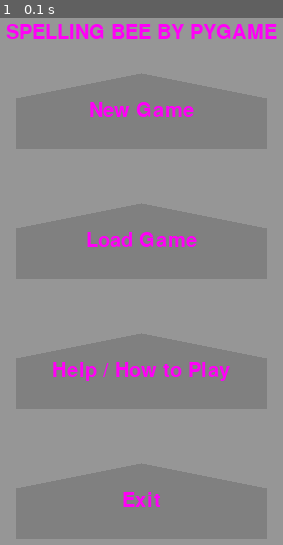
Above: before the commit, frame 1.
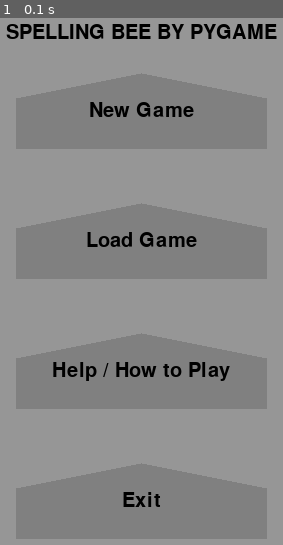
Above: after the commit, the same moment.

Repository: mucsci-students/2023sp-420-PyGame
Game: pygame game, started from PyGame.py
Same seed, same stepped clock (60 frames per second), same inputs: the game is played once before the commit and once after it.
Inputs:
- Up to frame 1 (0.1 s): no input

The runs differ from the first frame. In frame 1, 3.7% of the frame differs, in the area x 2-98%, y 1-93%.

Commit message:
Update gui_main_menu.py

Diff:
--- a/MVC/View_GUI/gui_main_menu.py
+++ b/MVC/View_GUI/gui_main_menu.py
@@ -14,7 +14,7 @@
     pygame.display.set_caption('Main Menu PYGAME')
 
     # Define some colors
-    WHITE = (255, 0, 247)
+    WHITE = (255, 255, 255)
     BLACK = (0, 0, 0)
     GRAY = (128, 128, 128)
 
@@ -58,23 +58,23 @@
         help_box = pygame.draw.polygon(DISPLAY_SURFACE, GRAY, [tuple(map(sum, zip(point, (0, 2 * BOX_HEIGHT + 2 * BOX_SPACING)) )) for point in hexagon_points])
         exit_box = pygame.draw.polygon(DISPLAY_SURFACE, GRAY, [tuple(map(sum, zip(point, (0, 3 * BOX_HEIGHT + 3 * BOX_SPACING)) )) for point in hexagon_points])
 
-        title_text_surface = FONT.render(HEADER_TEXT, True, WHITE)
+        title_text_surface = FONT.render(HEADER_TEXT, True, BLACK)
         title_text_rect = title_text_surface.get_rect(center=((WINDOW_WIDTH/2), BOX_Y_START/2))
         DISPLAY_SURFACE.blit(title_text_surface, title_text_rect)
 
-        new_game_text_surface = FONT.render(NEW_GAME_TEXT, True, WHITE)
+        new_game_text_surface = FONT.render(NEW_GAME_TEXT, True, BLACK)
         new_game_text_rect = new_game_text_surface.get_rect(center=new_game_box.center)
         DISPLAY_SURFACE.blit(new_game_text_surface, new_game_text_rect)
 
-        load_game_text_surface = FONT.render(LOAD_GAME_TEXT, True, WHITE)
+        load_game_text_surface = FONT.render(LOAD_GAME_TEXT, True, BLACK)
         load_game_text_rect = load_game_text_surface.get_rect(center=load_game_box.center)
         DISPLAY_SURFACE.blit(load_game_text_surface, load_game_text_rect)
 
-        help_text_surface = FONT.render(HELP_TEXT, True, WHITE)
+        help_text_surface = FONT.render(HELP_TEXT, True, BLACK)
         help_text_rect = help_text_surface.get_rect(center=help_box.center)
         DISPLAY_SURFACE.blit(help_text_surface, help_text_rect)
 
-        exit_text_surface = FONT.render(EXIT_TEXT, True, WHITE)
+        exit_text_surface = FONT.render(EXIT_TEXT, True, BLACK)
         exit_text_rect = exit_text_surface.get_rect(center=exit_box.center)
         DISPLAY_SURFACE.blit(exit_text_surface, exit_text_rect)
 
